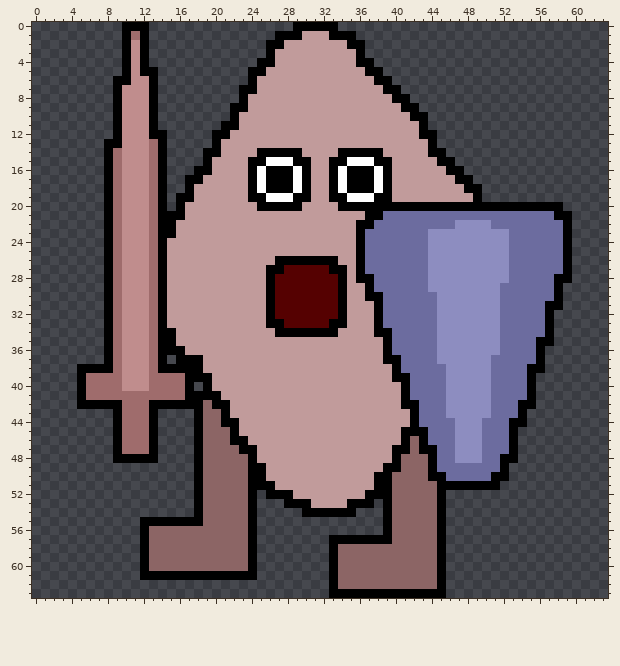
Pixel-art sprite, stored at data/mob-att.png. The picture above was drawn from the file before the commit.
The file is 64x64 pixels.
The result:
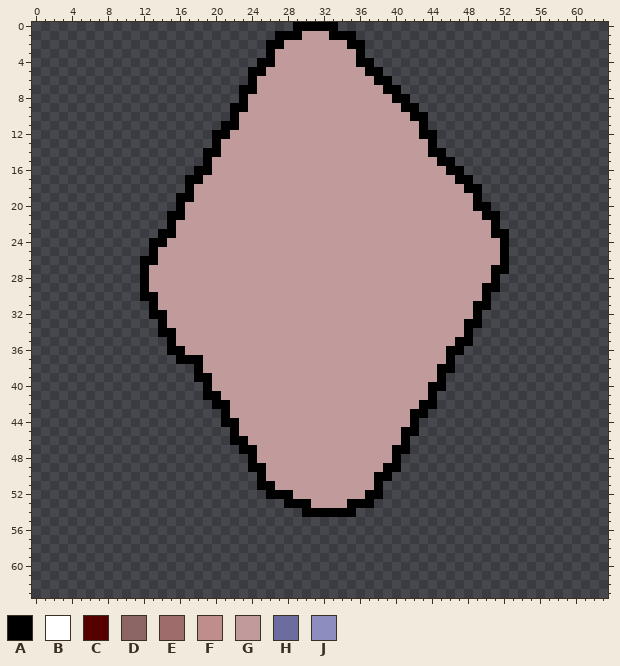
Palette (. is transparent): A #000000  B #ffffff  C #550101  D #8c6565  E #9f6c6c  F #c08d8d  G #c19b9b  H #6c6c9f  J #8d8dc0
Author's note on the commit: parts of mobs for code-anim
Diff:
Changed rows in their new state; - is an unchanged pixel.
first column x 5:
 0 -----...-----------------------------------------------
 1 -----...-----------------------------------------------
 2 -----...-----------------------------------------------
 3 -----...-----------------------------------------------
 4 -----...-----------------------------------------------
 5 -----....----------------------------------------------
 6 ----.....----------------------------------------------
 7 ----.....----------------------------------------------
 8 ----.....----------------------------------------------
 9 ----.....----------------------------------------------
10 ----.....----------------------------------------------
11 ----.....----------------------------------------------
12 ----......---------------------------------------------
13 ---.......---------------------------------------------
14 ---.......----------GGGGG----GGGGG---------------------
15 ---.......---------GGGGGGG--GGGGGGG--------------------
16 ---.......---------GGGGGGG--GGGGGGG--------------------
17 ---.......---------GGGGGGG--GGGGGGG--------------------
18 ---.......---------GGGGGGG--GGGGGGG--------------------
19 ---.......---------GGGGGGG--GGGGGGG--------------------
20 ---.......----------GGGGG----GGGGGGGGGGGGGGG--........-
21 ---.......----------------------GGGGGGGGGGGGGAA........
22 ---.......---------------------GGGGGGGGGGGGGGGA........
23 ---......----------------------GGGGGGGGGGGGGGGAA.......
24 ---.....A----------------------GGGGGGGGGGGGGGGGA.......
25 ---.....AG---------------------GGGGGGGGGGGGGGGGA.......
26 ---....AAG------------GGGGGGG--GGGGGGGGGGGGGGGGA.......
27 ---....AGG-----------GGGGGGGGG-GGGGGGGGGGGGGGGAA.......
28 ---....AGG-----------GGGGGGGGG-GGGGGGGGGGGGGGGA........
29 ---....AGG-----------GGGGGGGGG--GGGGGGGGGGGGGAA.......-
30 ---....AAG-----------GGGGGGGGG--GGGGGGGGGGGGGA........-
31 ---.....AG-----------GGGGGGGGG---GGGGGGGGGGGAA........-
32 ---.....A------------GGGGGGGGG---GGGGGGGGGGGA........--
33 ---......------------GGGGGGGGG---GGGGGGGGGGAA........--
34 ---......-------------GGGGGGG----GGGGGGGGGGA.........--
35 ---.......------------------------GGGGGGGGAA.........--
36 ---.......------------------------GGGGGGGAA.........---
37 ---.......------------------------GGGGGGGA..........---
38 .............----------------------GGGGGAA..........---
39 .............----------------------GGGGGA..........----
40 .............-----------------------GGGAA..........----
41 ..............----------------------GGGA...........----
42 ...............---------------------GGAA...........----
43 ----.....----...----------------------A...........-----
44 ----.....----...----------------------............-----
45 ----.....----....---------------------...........------
46 ----.....----....--------------------............------
47 ----.....----.....-------------------............------
48 ----.....----......-----------------.............------
49 -------------......-----------------............-------
50 -------------.......---------------.............-------
51 -------------.......--------------.............--------
52 -------------.......--------------.......--------------
53 -------------.......--------------.......--------------
54 -------------.......--------------.......--------------
55 -------.............--------------.......--------------
56 -------.............--------------.......--------------
57 -------.............--------.............--------------
58 -------.............--------.............--------------
59 -------.............--------.............--------------
60 -------.............--------.............--------------
61 -------.............--------.............--------------
62 ----------------------------.............--------------
63 ----------------------------.............--------------
